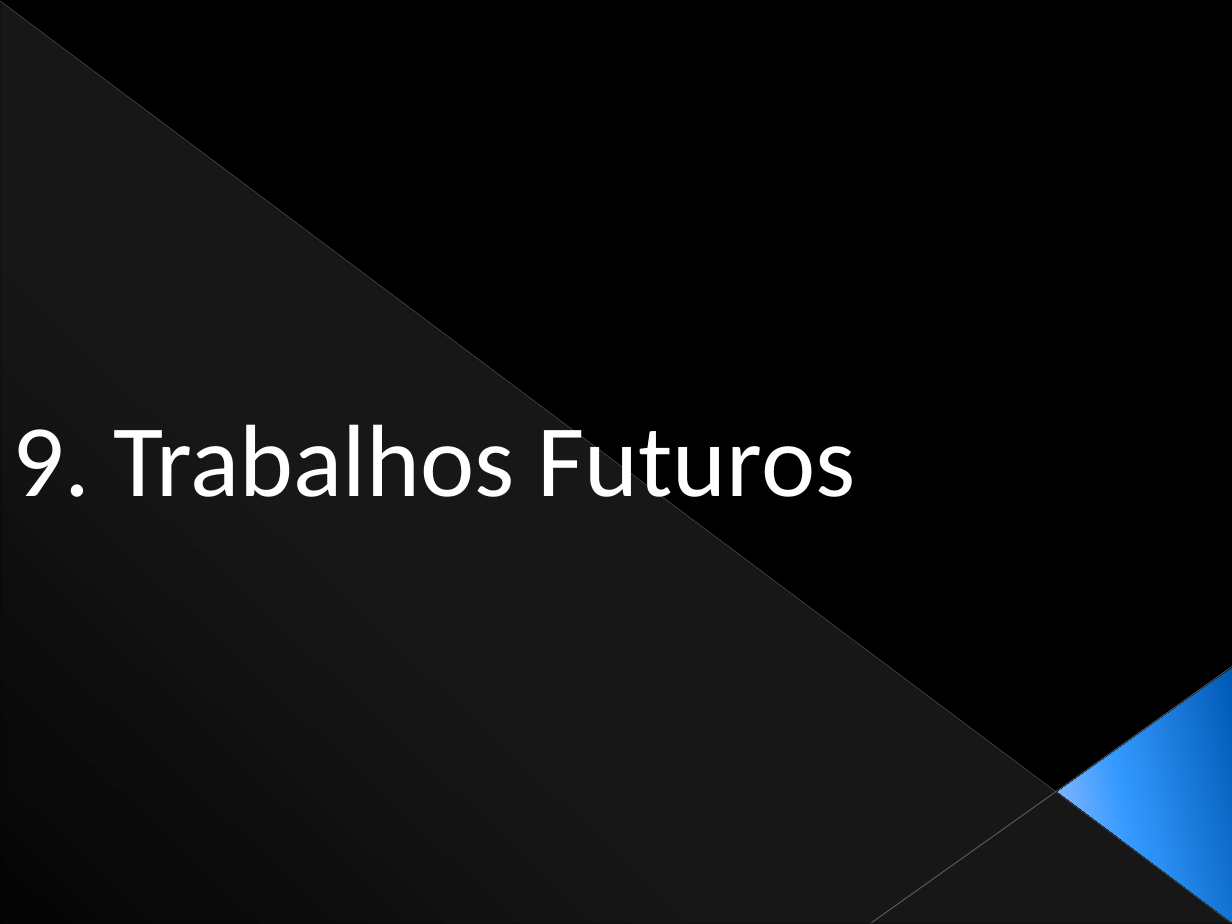
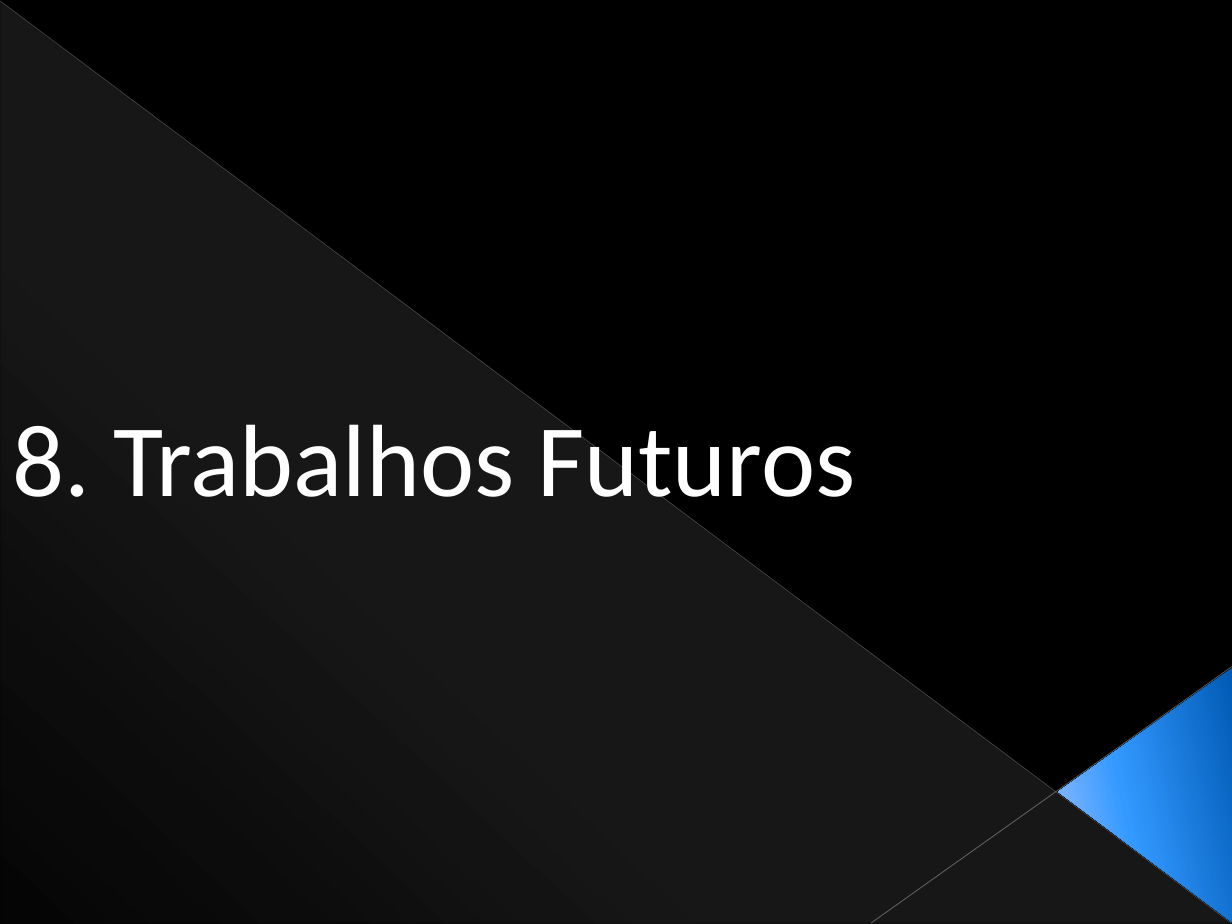
Before and after one commit to Netivski/projectoseminario, a slide deck: slide 32 of Apresentação Final/Presentation Sketch.pptx (slide 37 before the commit). Drawn at 1232x924 pixels with LibreOffice and Linux fonts; fonts in the diff are those of the drawing. Boxes give left, top, right and bottom in pixels: in the first picture for what was removed or moved away, otherwise in the second. Text is boxed around its words. In the diff, an @@ line names an element or a change of style, - is before the commit and + after.

```diff
--- a/Apresentação Final/Presentation Sketch.pptx
+++ b/Apresentação Final/Presentation Sketch.pptx
@@ text at box(12, 410, 856, 519): text changed @@
-9. Trabalhos Futuros
+8. Trabalhos Futuros
```
Also in this commit, not shown: 27 other slides changed, 2 slides added, 7 slides removed.
